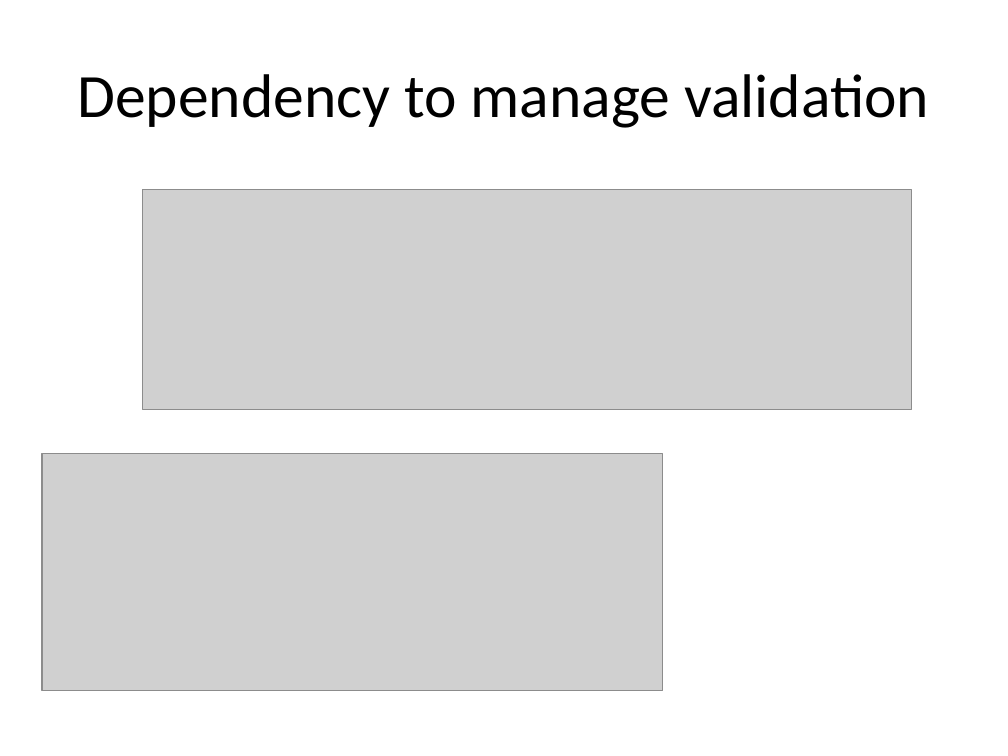
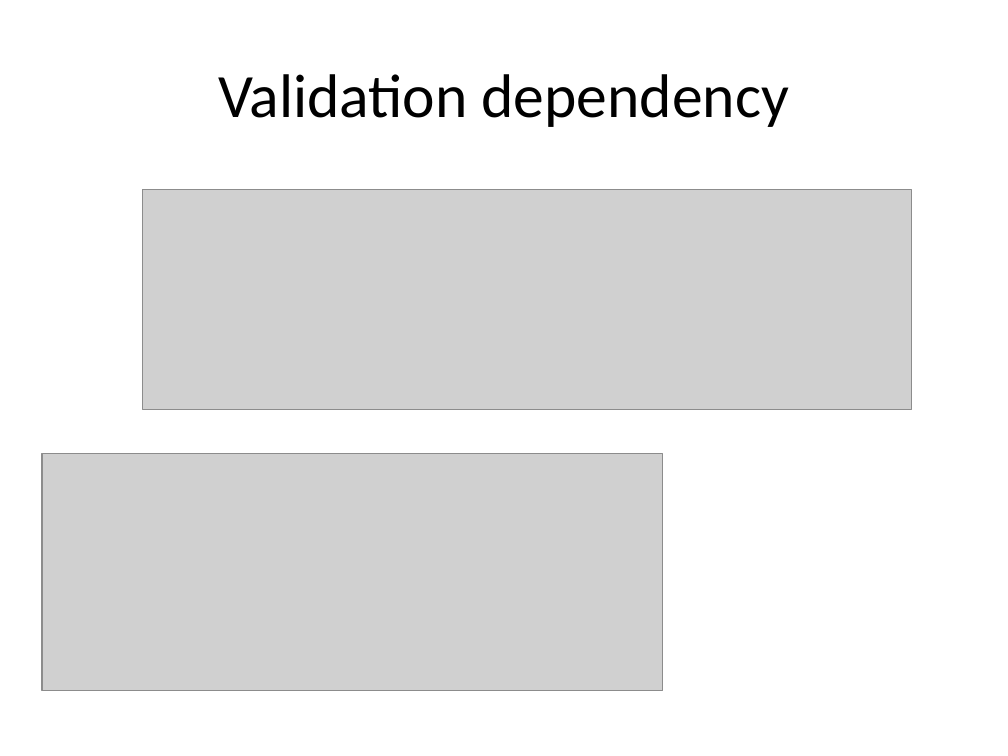
Before and after one commit to lesfurets/mdl4ui, a slide deck: slide 27 of mdl4ui-docs/mdl4ui_cg2013.pptx (slide 23 before the commit). Drawn at 1008x756 pixels with LibreOffice and Linux fonts; fonts in the diff are those of the drawing; grey boxes stand for pictures. Boxes give left, top, right and bottom in pixels: in the first picture for what was removed or moved away, otherwise in the second. Text is boxed around its words. In the diff, an @@ line names an element or a change of style, - is before the commit and + after.

Commit message:
fixed a few typo

```diff
--- a/mdl4ui-docs/mdl4ui_cg2013.pptx
+++ b/mdl4ui-docs/mdl4ui_cg2013.pptx
@@ title at box(218, 74, 789, 127): text changed @@
-Dependency to manage validation
+Validation dependency
```
Also in this commit, not shown: 6 other slides changed, 5 slides added.
